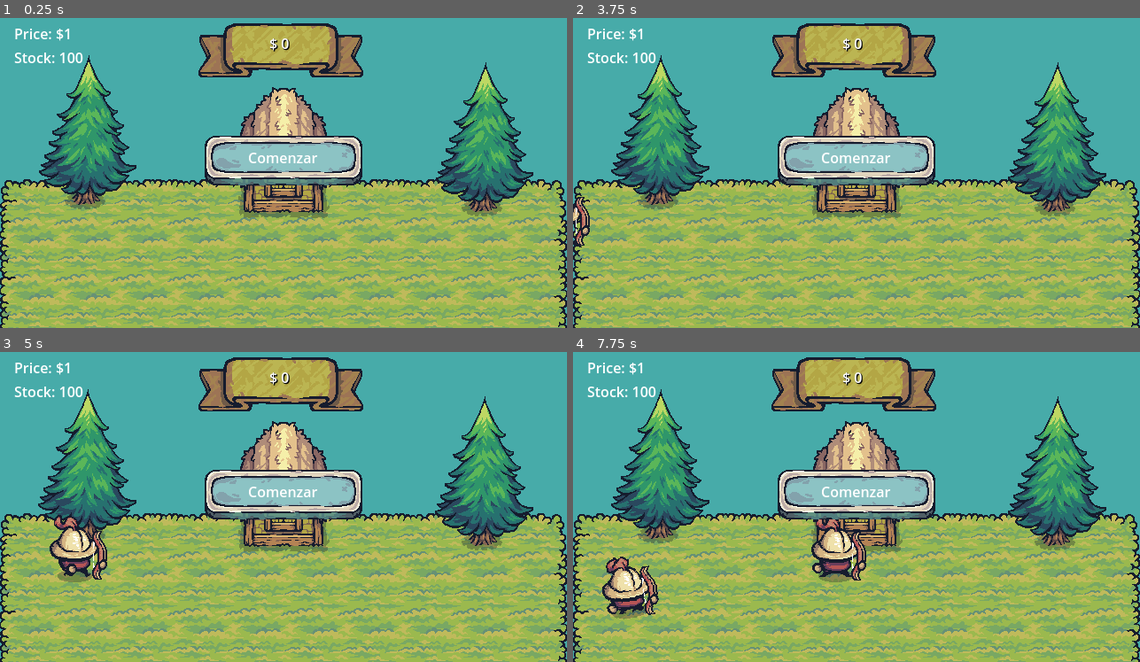
Above: before the commit, frames 1-4 (two rows, left to right).
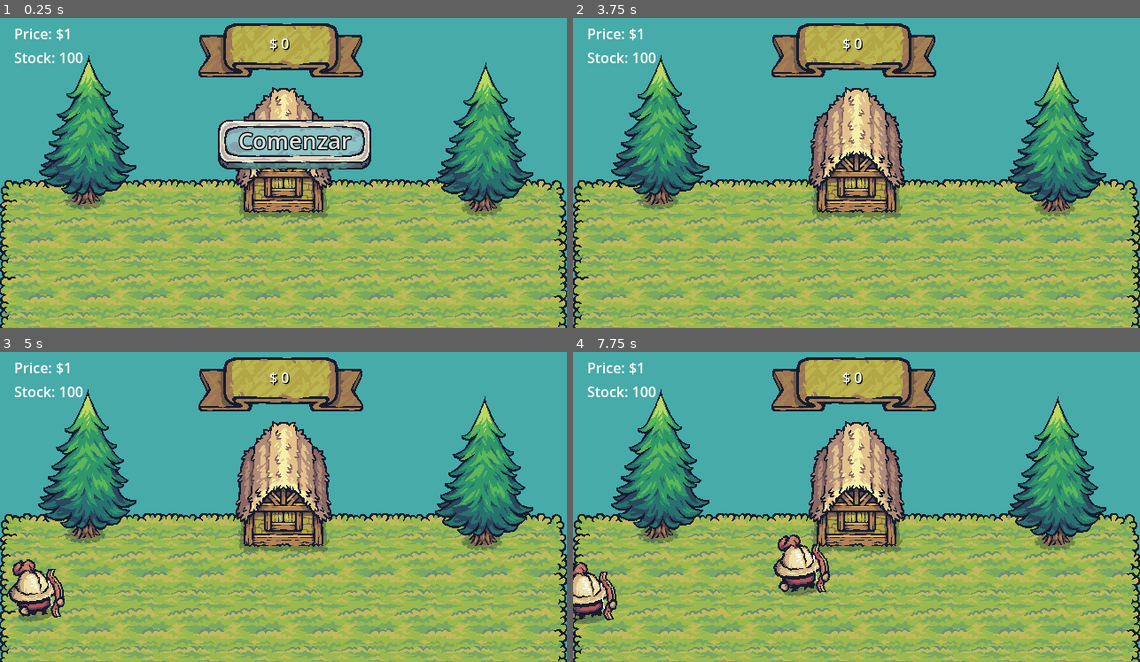
Above: after the commit, the same moments.

Repository: bluuweb/godot-4-firebase-lemonade-game
Game: Godot game, scene res://scenes/world.tscn
Same seed, same stepped clock (60 frames per second), same inputs: the game is played once before the commit and once after it.
Inputs (mouse positions are in pixels of both pictures, inside the frame that each line leads up to):
- Up to frame 1 (0.25 s): no input
- Up to frame 2 (3.75 s): click "Comenzar" at 0.5 s; click (856, 157) at 1.25 s, where only the run before the commit has a clickable "Comenzar"; tap Enter at 2, 3.6 s; move the mouse to (981, 151) at 2.02 s; hold D 2.03-2.75 s; tap Z at 2.1 s; click (981, 151) at 2.17 s; drag from (743, 185) to (862, 204) at 2.77 s; tap Space at 3.5 s; move the mouse to (913, 98) at 3.52 s; hold D from 3.53 s (still down)
- Up to frame 3 (5 s): release D at 4.25 s; drag from (255, 565) to (0, 565) at 4.27 s
- Up to frame 4 (7.75 s): move the mouse to (1026, 550) at 5.02 s; hold A 5.03-5.75 s; tap Delete at 5.1 s; drag from (686, 454) to (680, 565) at 5.77 s; move the mouse to (884, 503) at 6.52 s; hold S 6.53-7.25 s; tap Z at 6.6 s; click (884, 503) at 6.67 s; drag from (771, 423) to (601, 606) at 7.27 s

The runs differ from the first frame. In frame 1, 5.4% of the frame differs, in the area x 36-66%, y 32-54%; in frame 2, 4.6%; in frame 3, 7.1%; in frame 4, 9.1%, in the area x 0-64%, y 38-88%.

Commit message:
Agregar README y mejorar la interfaz de usuario con un nuevo botón de inicio

Diff:
--- a/scenes/ui.tscn
+++ b/scenes/ui.tscn
@@ -3,25 +3,19 @@
 [ext_resource type="Script" path="res://scripts/ui.gd" id="1_8ocg0"]
 [ext_resource type="Texture2D" uid="uid://c0i8io35dkwx5" path="res://art/UI/Pointers/01.png" id="2_wq7m6"]
 [ext_resource type="Texture2D" uid="uid://b5t72prdmdmjl" path="res://art/UI/Ribbons/Ribbon_Yellow_3Slides.png" id="3_mxlvv"]
+[ext_resource type="StyleBox" uid="uid://cuyjupcba27r1" path="res://ui/button_start.tres" id="4_gb6lh"]
 [ext_resource type="Texture2D" uid="uid://btn8oqkatgbjw" path="res://art/UI/Buttons/Button_Blue_3Slides.png" id="4_vtujn"]
-[ext_resource type="Texture2D" uid="uid://3u4situpq44m" path="res://art/UI/Buttons/Button_Blue_3Slides_Pressed.png" id="5_hl3aa"]
 
-[sub_resource type="SpriteFrames" id="SpriteFrames_rnpve"]
-animations = [{
-"frames": [{
-"duration": 1.0,
-"texture": ExtResource("4_vtujn")
-}, {
-"duration": 1.0,
-"texture": ExtResource("5_hl3aa")
-}, {
-"duration": 1.0,
-"texture": ExtResource("4_vtujn")
-}],
-"loop": false,
-"name": &"click",
-"speed": 5.0
-}]
+[sub_resource type="StyleBoxTexture" id="StyleBoxTexture_fhebg"]
+texture = ExtResource("4_vtujn")
+texture_margin_left = 13.0
+texture_margin_top = 2.0
+texture_margin_right = 13.0
+texture_margin_bottom = 6.0
+expand_margin_left = 17.0
+expand_margin_top = 3.0
+expand_margin_right = 17.0
+expand_margin_bottom = 17.0
 
 [node name="UI" type="CanvasLayer"]
 script = ExtResource("1_8ocg0")
@@ -59,26 +53,16 @@
 text = "$ 0"
 horizontal_alignment = 1
 
-[node name="Button" type="Button" parent="."]
-offset_left = 240.0
-offset_top = 152.0
-offset_right = 400.0
-offset_bottom = 184.0
+[node name="ButtonStart" type="Button" parent="."]
+offset_left = 256.0
+offset_top = 128.0
+offset_right = 383.0
+offset_bottom = 164.0
+theme_override_constants/outline_size = 5
+theme_override_font_sizes/font_size = 26
+theme_override_styles/hover = ExtResource("4_gb6lh")
+theme_override_styles/pressed = ExtResource("4_gb6lh")
+theme_override_styles/normal = SubResource("StyleBoxTexture_fhebg")
+text = "Comenzar"
 
-[node name="AnimateButtonStart" type="AnimatedSprite2D" parent="Button"]
-position = Vector2(80, 23)
-sprite_frames = SubResource("SpriteFrames_rnpve")
-animation = &"click"
-frame = 2
-frame_progress = 1.0
-
-[node name="Label" type="Label" parent="Button"]
-offset_left = 12.0
-offset_top = 4.0
-offset_right = 148.0
-offset_bottom = 27.0
-text = "Comenzar"
-horizontal_alignment = 1
-vertical_alignment = 1
-
-[connection signal="pressed" from="Button" to="." method="_on_button_pressed"]
+[connection signal="pressed" from="ButtonStart" to="." method="_on_button_pressed"]
--- a/scripts/ui.gd
+++ b/scripts/ui.gd
@@ -4,7 +4,9 @@
 @onready var label_stock: Label = $VBoxContainer/LabelStock
 @onready var label_profit: Label = $LabelProfit
 @export var cursor_image: Texture2D
-@onready var animate_button_start: AnimatedSprite2D = $Button/AnimateButtonStart
+@onready var button_start: Button = $ButtonStart
+
+signal game_start
 
 func _ready() -> void:
 	# Verifica que la imagen del cursor esté cargada
@@ -20,4 +22,10 @@
 	label_profit.text = "$ " + str(Global.profit)
 
 func _on_button_pressed() -> void:
-	animate_button_start.play("click")
+	# Aquí llamo a World
+	# $"..".game_start()
+	game_start.emit()
+
+	#await get_tree().create_timer(0.5).timeout
+	# Ocultar el botón animate_button_start
+	button_start.hide()
--- a/scripts/world.gd
+++ b/scripts/world.gd
@@ -7,16 +7,21 @@
 
 @onready var paths_array: Array[Path2D] = [path_2d, path_2d_2]
 @onready var pathSelected: Path2D = path_2d
+@onready var ui: CanvasLayer = $UI
 
 var max_peoples := 10
 
 func _ready() -> void:
+	#game_start()
+	ui.connect("game_start", game_start)
+	pass
+
+func game_start():
 	generate_person()
 
 func generate_person():
 	var random_time = randf_range(3, 3)
 
-	print("🔴", randi_range(0, paths_array.size() - 1))
 	pathSelected = paths_array[randi_range(0, paths_array.size() - 1)]
 
 	await get_tree().create_timer(random_time).timeout
--- /dev/null
+++ b/ui/button_start.tres
@@ -0,0 +1,14 @@
+[gd_resource type="StyleBoxTexture" load_steps=2 format=3 uid="uid://cuyjupcba27r1"]
+
+[ext_resource type="Texture2D" uid="uid://3u4situpq44m" path="res://art/UI/Buttons/Button_Blue_3Slides_Pressed.png" id="1_i6nnn"]
+
+[resource]
+texture = ExtResource("1_i6nnn")
+texture_margin_left = 13.0
+texture_margin_top = 2.0
+texture_margin_right = 13.0
+texture_margin_bottom = 6.0
+expand_margin_left = 17.0
+expand_margin_top = 3.0
+expand_margin_right = 17.0
+expand_margin_bottom = 17.0
Not shown, added: README.md
